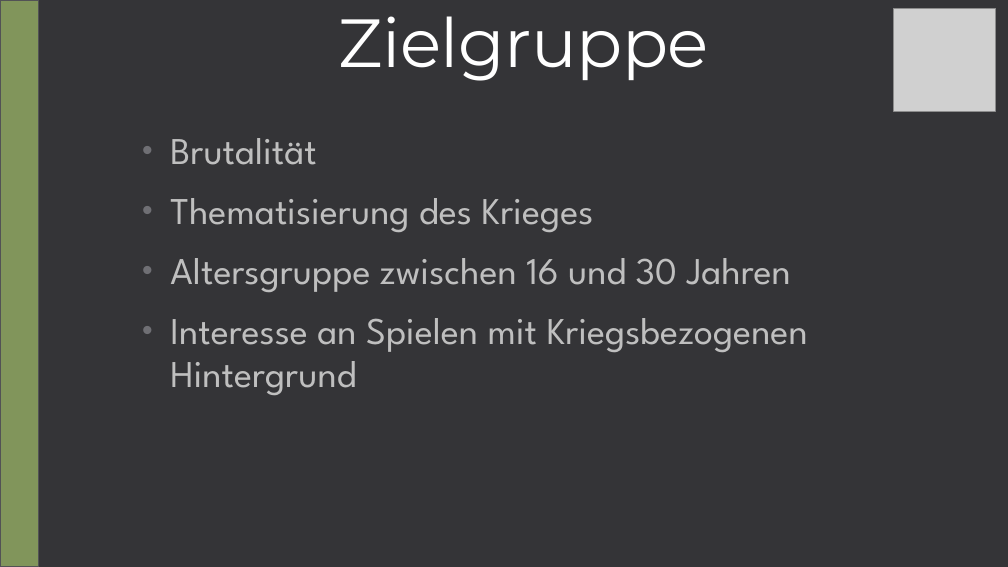
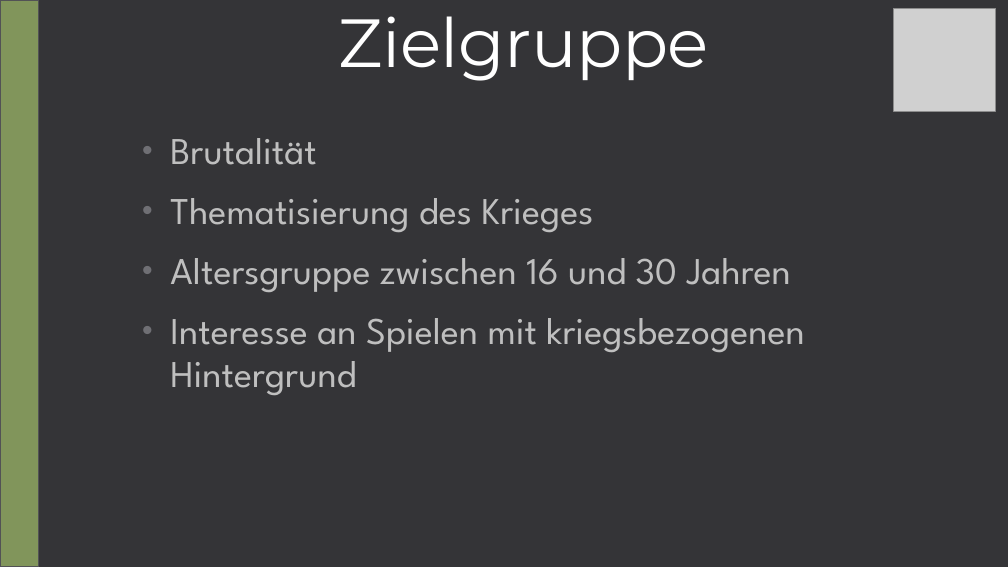
Before and after one commit to TheHolyException/Russen-Versenken, a slide deck: slide 5 of docs/Marektingplan für Kunde.pptx. Drawn at 1008x567 pixels with LibreOffice and Linux fonts; fonts in the diff are those of the drawing; grey boxes stand for pictures. Boxes give left, top, right and bottom in pixels: in the first picture for what was removed or moved away, otherwise in the second. Text is boxed around its words. In the diff, an @@ line names an element or a change of style, - is before the commit and + after.

```diff
--- a/docs/Marektingplan für Kunde.pptx
+++ b/docs/Marektingplan für Kunde.pptx
@@ subtitle at (170,318,805,395): text changed @@
-• Interesse an Spielen mit Kriegsbezogenen Hintergrund
+• Interesse an Spielen mit kriegsbezogenen Hintergrund
```
Also in this commit, not shown: 4 other slides changed, 2 other files.
